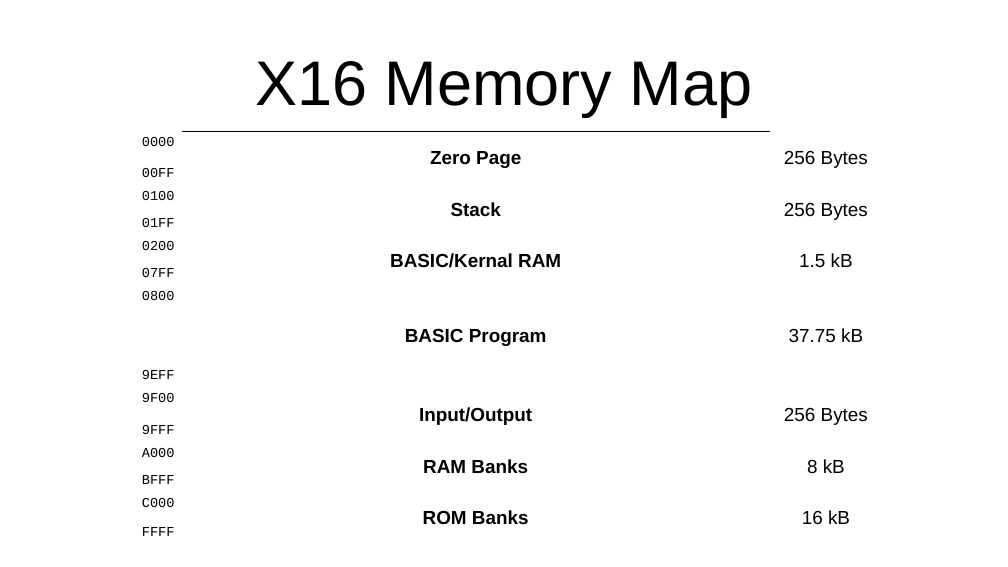
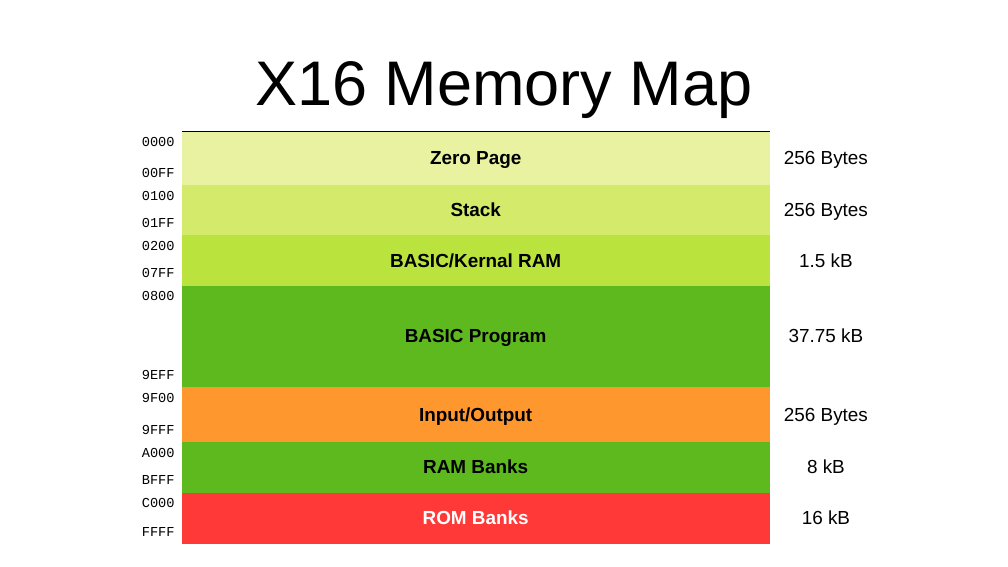
Before and after one commit to SlithyMatt/x16-assembly-tutorial, a slide deck: slide 3 of Lesson8/Lesson8.odp. Drawn at 1008x567 pixels with LibreOffice and Linux fonts; fonts in the diff are those of the drawing. Boxes give left, top, right and bottom in pixels: in the first picture for what was removed or moved away, otherwise in the second. Text is boxed around its words. In the diff, an @@ line names an element or a change of style, - is before the commit and + after.

```diff
--- a/Lesson8/Lesson8.odp
+++ b/Lesson8/Lesson8.odp
@@ table at (120, 131, 882, 544) @@
@@ fill none to #FFFFFF in 21 cells @@
@@ fill none to #E8F2A1 in row 1, column 2 @@
@@ fill none to #D4EA6B in row 3, column 2 @@
@@ fill none to #BBE33D in row 5, column 2 @@
@@ fill none to #5EB91E in 2 cells @@
@@ fill none to #FF972F in row 9, column 2 @@
@@ fill none to #FF3838 in row 13, column 2 @@
@@ text colour #000000 to #FFFFFF in "ROM Banks" @@
```
Also in this commit, not shown: 1 other slide changed, 3 slides added, 4 slides removed.
